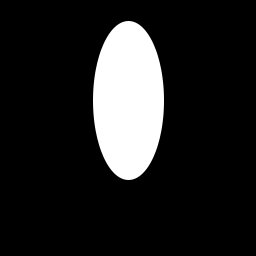
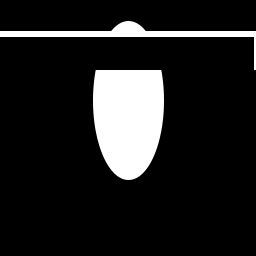
Layer changes from the first w=256, h=256 image to the second:
added layer "矩形 1" above "橢圓 1" over (x1=0, y1=31, x2=256, y2=70)
painted on "橢圓 1", unmasked it over (x1=93, y1=31, x2=164, y2=70)
